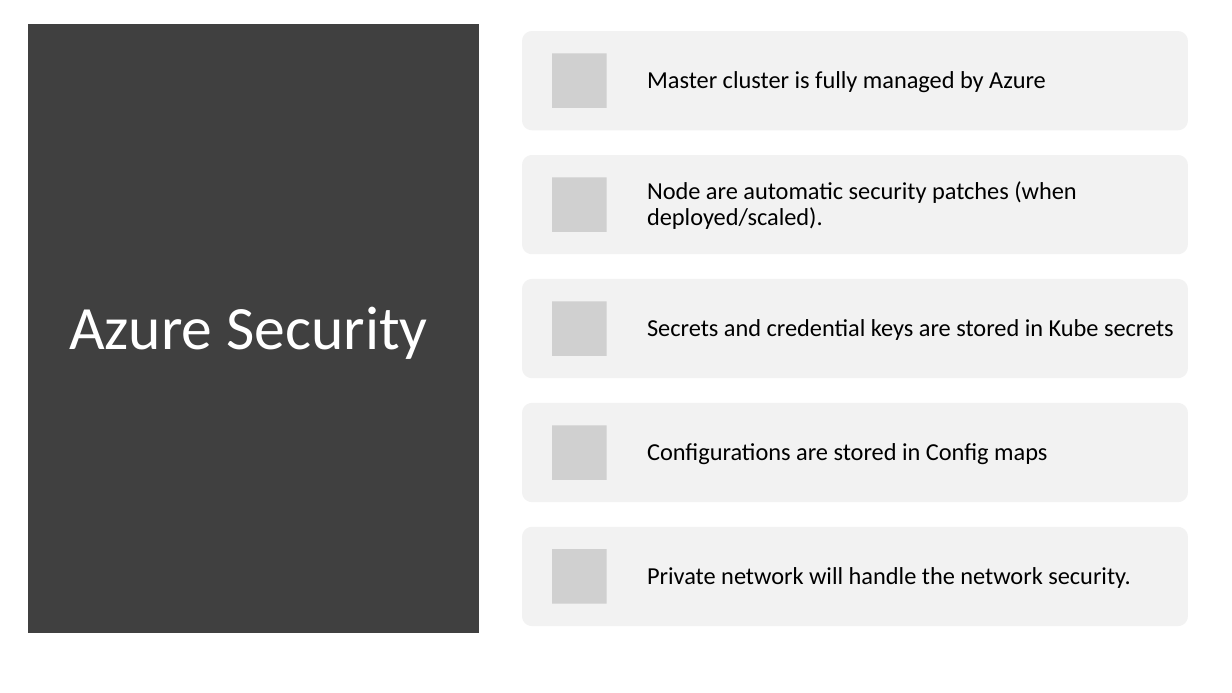
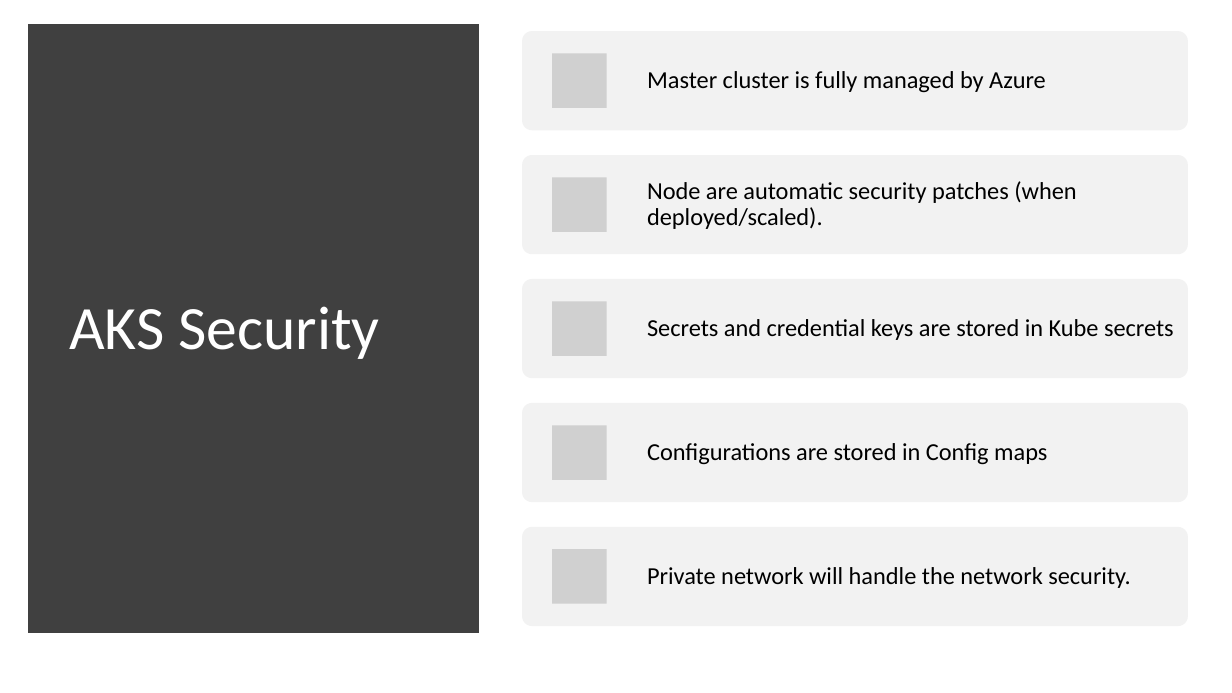
Before and after one commit to rahulrajdevopscloud/aks, a slide deck: slide 11 of AKSZerotoHero.pptx. Drawn at 1232x693 pixels with LibreOffice and Linux fonts; fonts in the diff are those of the drawing; grey boxes stand for pictures. Boxes give left, top, right and bottom in pixels: in the first picture for what was removed or moved away, otherwise in the second. Text is boxed around its words. In the diff, an @@ line names an element or a change of style, - is before the commit and + after.

```diff
--- a/AKSZerotoHero.pptx
+++ b/AKSZerotoHero.pptx
@@ title at <box>69,306,380,359</box>: text changed @@
-Azure Security
+AKS Security
```
Also in this commit, not shown: 4 other slides changed, 1 slide added, 1 slide removed, 3 other files.
